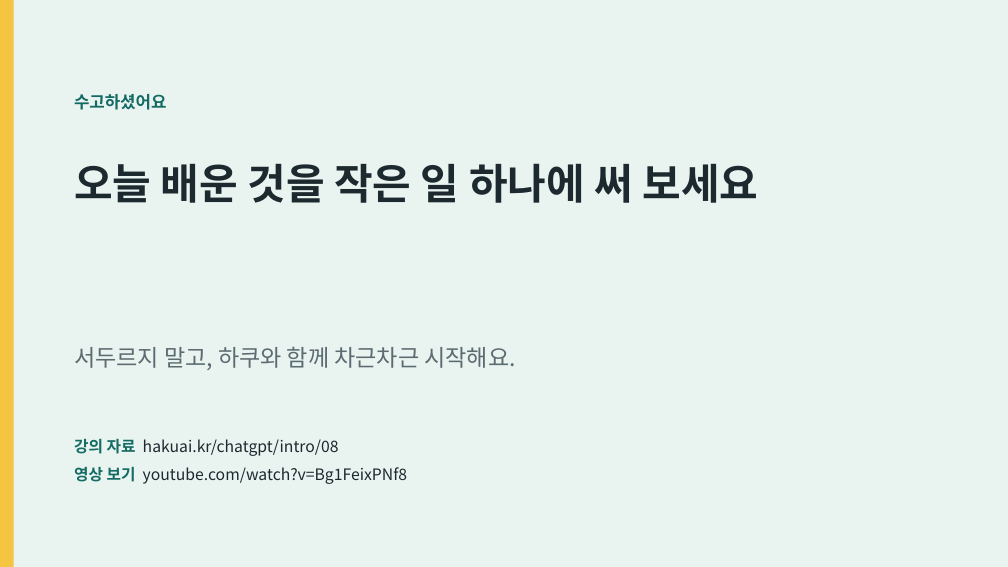
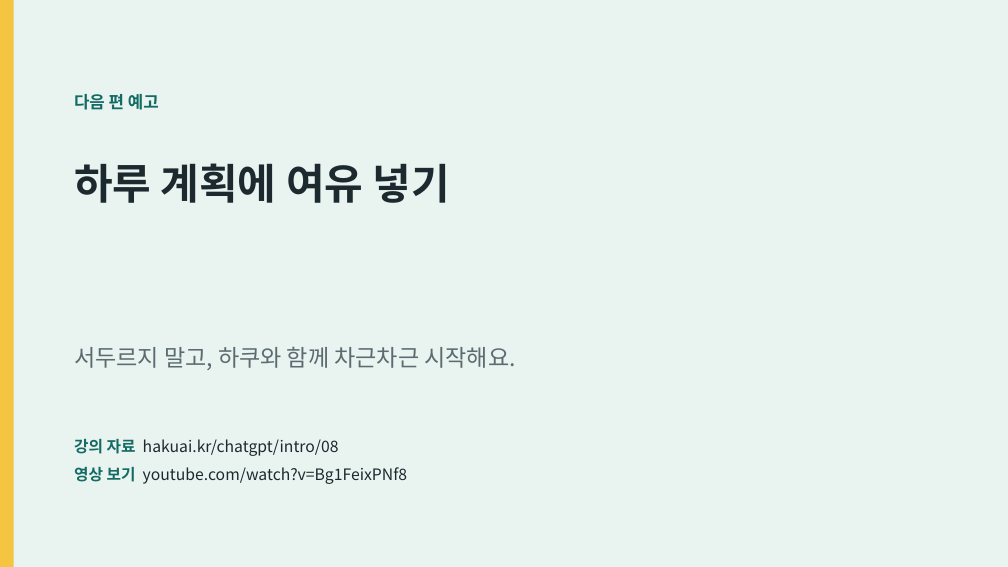
Before and after one commit to kenman008383/hakuai.kr, a slide deck: slide 11 of public/files/chatgpt/intro/08/hakuai-chatgpt-intro-08.pptx. Drawn at 1008x567 pixels with LibreOffice and Linux fonts; fonts in the diff are those of the drawing. Boxes give left, top, right and bottom in pixels: in the first picture for what was removed or moved away, otherwise in the second. Text is boxed around its words. In the diff, an @@ line names an element or a change of style, - is before the commit and + after.

```diff
--- a/public/files/chatgpt/intro/08/hakuai-chatgpt-intro-08.pptx
+++ b/public/files/chatgpt/intro/08/hakuai-chatgpt-intro-08.pptx
@@ text at [74,94,159,110]: text changed @@
-수고하셨어요
+다음 편 예고
@@ text at [74,163,450,203]: text changed @@
-오늘 배운 것을 작은 일 하나에 써 보세요
+하루 계획에 여유 넣기
```
Also in this commit, not shown: 5 other files.
